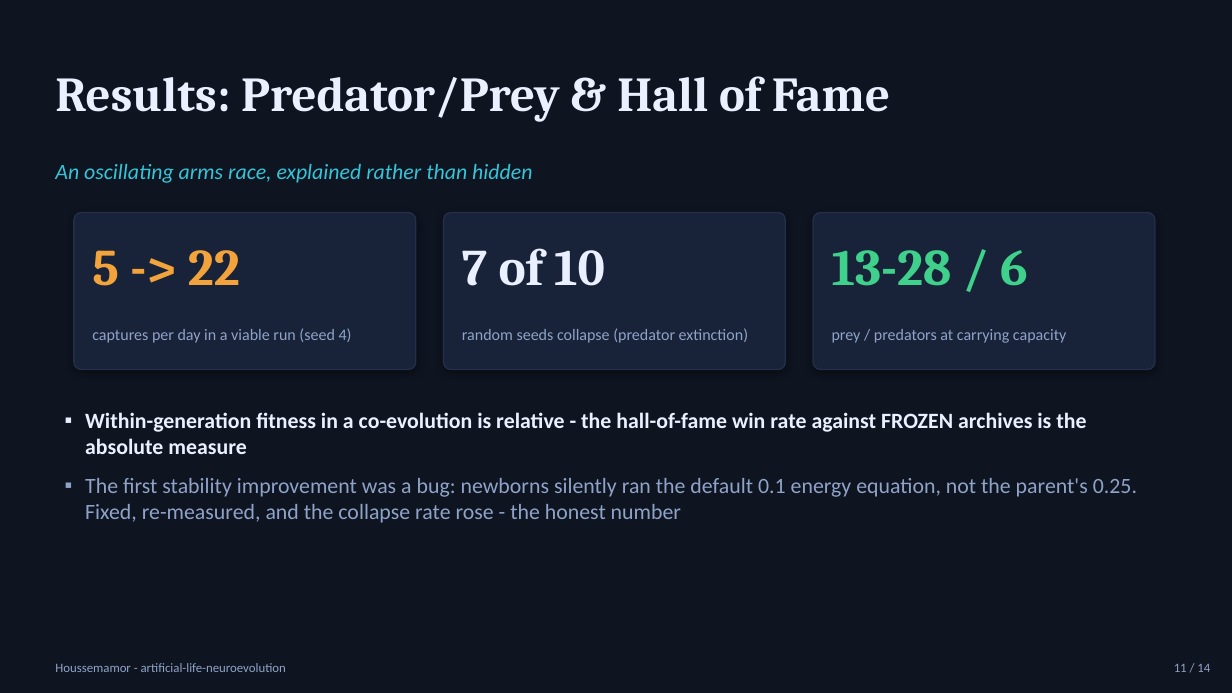
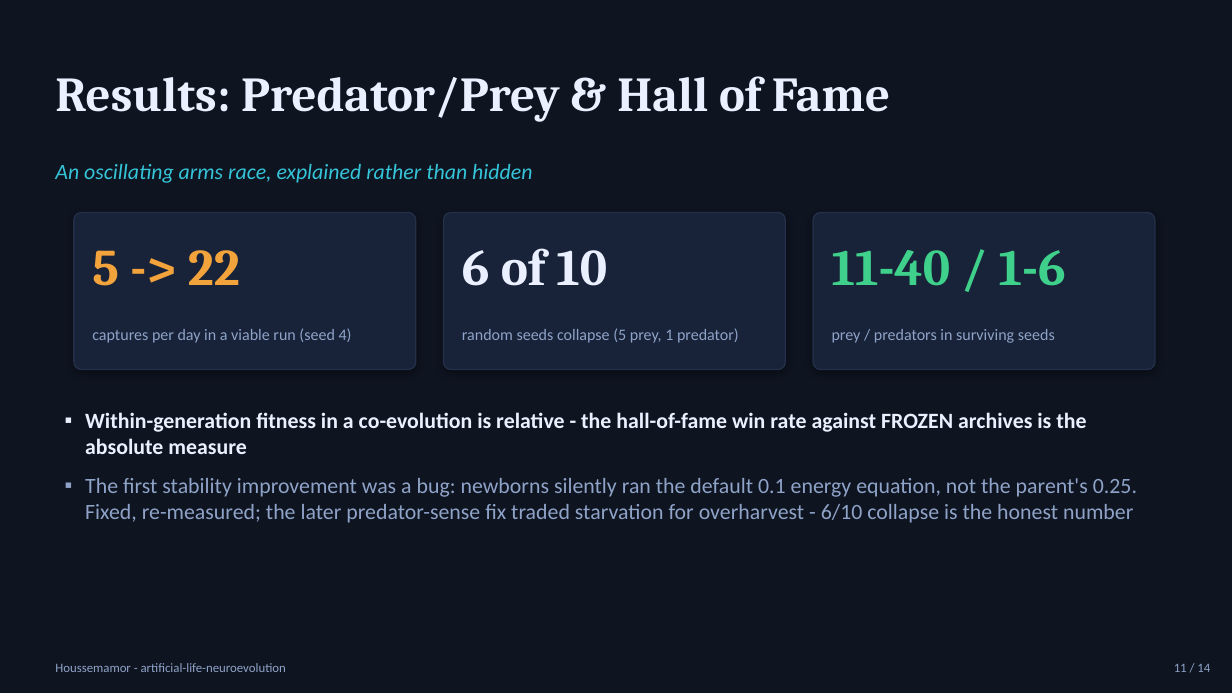
Before and after one commit to Houssemamor/ARTIFICIAL-LIFE-Simulation-Using-Neuroevolution-and-Genetic-Algorithms, a slide deck: slide 11 of docs/presentation_deck.pptx. Drawn at 1232x693 pixels with LibreOffice and Linux fonts; fonts in the diff are those of the drawing. Boxes give left, top, right and bottom in pixels: in the first picture for what was removed or moved away, otherwise in the second. Text is boxed around its words. In the diff, an @@ line names an element or a change of style, - is before the commit and + after.

```diff
--- a/docs/presentation_deck.pptx
+++ b/docs/presentation_deck.pptx
@@ text at box(462, 248, 607, 286): text changed @@
-7 of 10
+6 of 10
@@ text at box(832, 250, 1066, 286): text changed @@
-13-28 / 6
+11-40 / 1-6
@@ text at box(462, 328, 739, 343): text changed @@
-random seeds collapse (predator extinction)
+random seeds collapse (5 prey, 1 predator)
@@ text at box(832, 329, 1055, 343): text changed @@
-prey / predators at carrying capacity
+prey / predators in surviving seeds
@@ text at box(85, 478, 1137, 523): text changed @@
-▪ The first stability improvement was a bug: newborns silently ran the default 0.1 energy equation, not the parent's 0.25. Fixed, re-measured, and the collapse rate rose - the honest number
+▪ The first stability improvement was a bug: newborns silently ran the default 0.1 energy equation, not the parent's 0.25. Fixed, re-measured; the later predator-sense fix traded starvation for overharvest - 6/10 collapse is the honest number
```
Also in this commit, not shown: 2 other slides changed, 18 other files.
